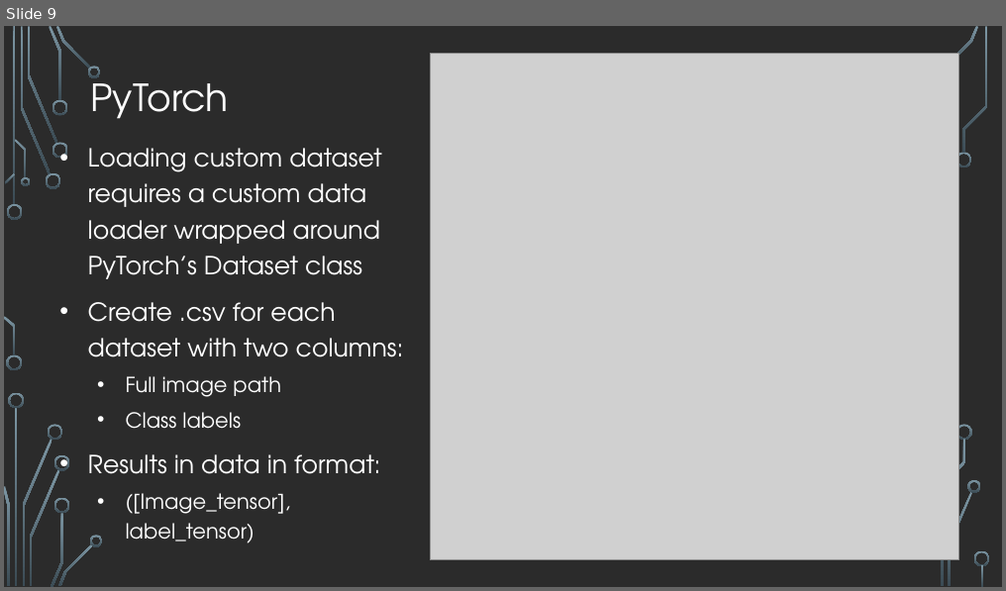
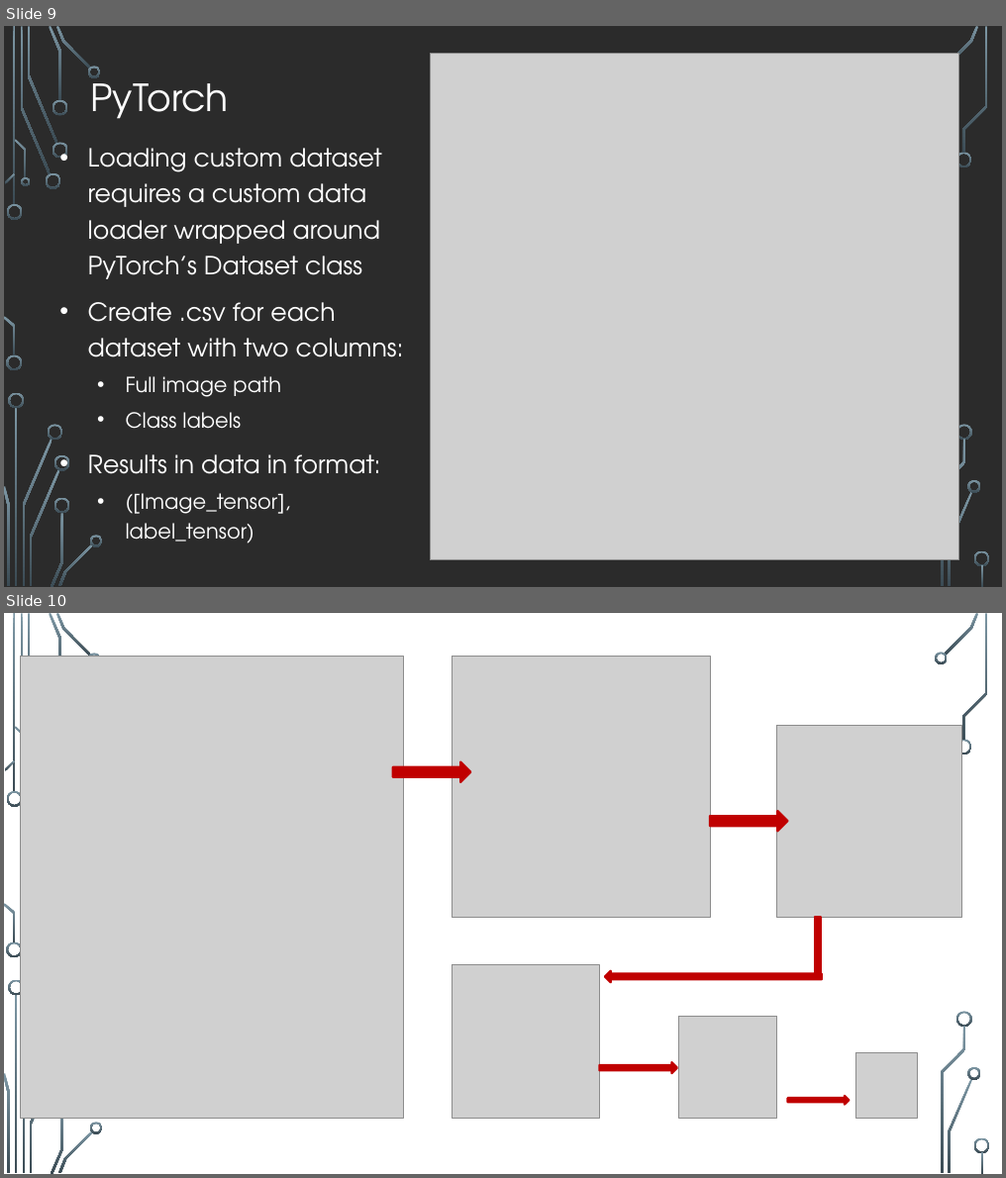
Before and after one commit to jpcrum/Final-Project-Group5, a slide deck: Final-Group-Presentation/Presentation.pptx. Shown one above the other, each under a label of ours: slide 9 before the commit, slides 9 and 10 after it. The pictures are 1006x591 and 1006x1178 pixels, drawn with LibreOffice and Linux fonts; fonts in the diff are those of the drawing; grey boxes stand for pictures; background and template pictures are left out; a plain dark background stands for a picture behind light text. Boxes give left, top, right and bottom in pixels: in the first picture for what was removed or moved away, otherwise in the second. Text is boxed around its words. In the diff, an @@ line names an element or a change of style, - is before the commit and + after.

```diff
--- a/Final-Group-Presentation/Presentation.pptx
+++ b/Final-Group-Presentation/Presentation.pptx
@@ slide 10 added at [4,613,1002,1174], background picture (left out); not listed: 29 template elements that a slide beside it also shows @@
@@ picture added at [21,656,404,1118] @@
@@ picture added at [451,656,710,917] @@
@@ freeform shape added at [935,652,947,664], fill gradient #7C96A3 to #3B4B54 @@
@@ picture added at [777,725,962,917] @@
@@ right arrow added at [392,761,470,782], fill #C00000, outline #C00000 2 pt @@
@@ right arrow added at [710,811,788,831], fill #C00000, outline #C00000 2 pt @@
@@ rectangle added at [815,917,822,977], fill #C00000, outline #C00000 2 pt @@
@@ picture added at [451,965,599,1118] @@
@@ right arrow added at [605,970,823,983], fill #C00000, outline #C00000 2 pt @@
@@ picture added at [678,1016,777,1118] @@
@@ picture added at [856,1054,918,1118] @@
@@ right arrow added at [599,1062,677,1074], fill #C00000, outline #C00000 2 pt @@
@@ right arrow added at [788,1096,849,1105], fill #C00000, outline #C00000 2 pt @@
```
Also in this commit, not shown: 46 other files.
